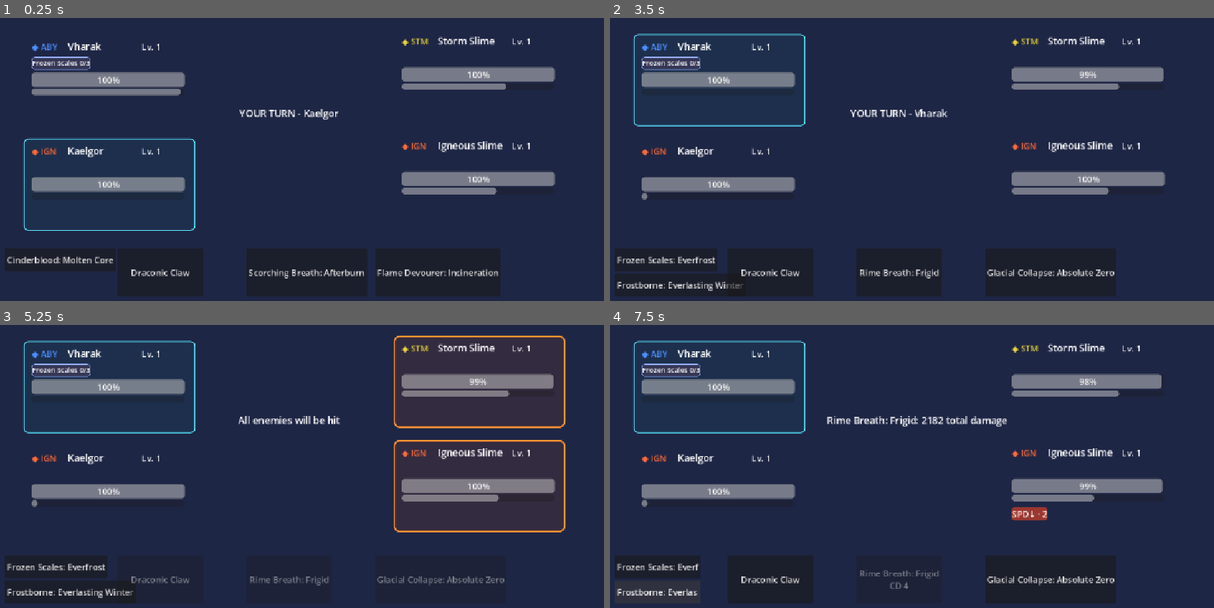
Above: before the commit, frames 1-4 (two rows, left to right).
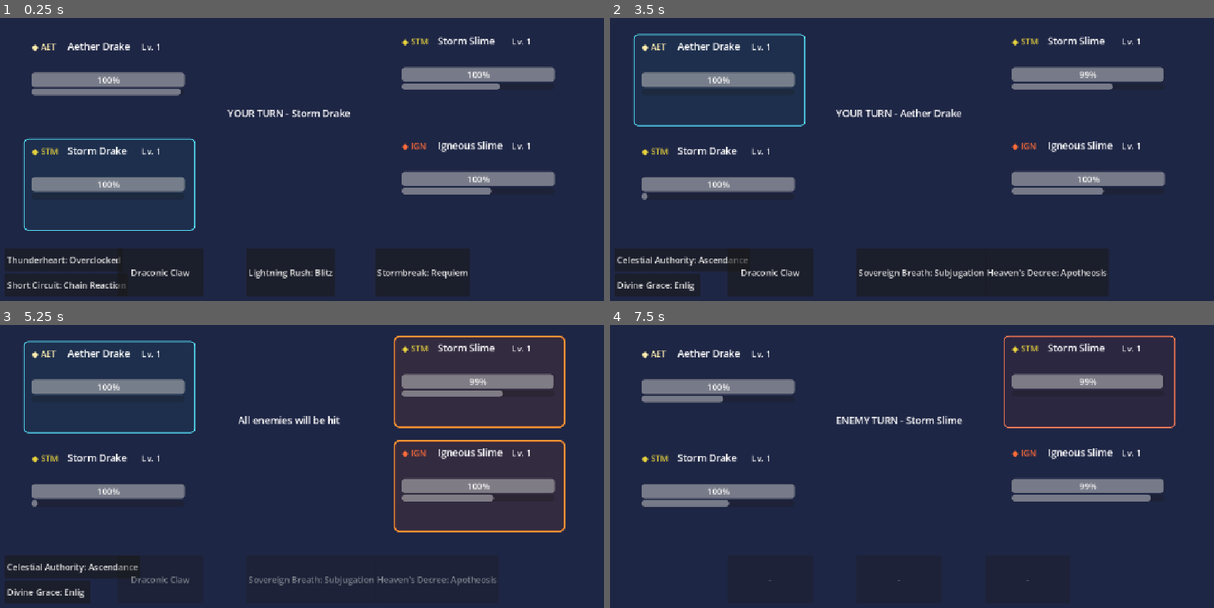
Above: after the commit, the same moments.

Repository: Akharyuu/monster-rpg
Game: Godot game, scene res://scenes/battle/battle_screen.tscn
The game is run twice, just before and just after one commit, with the same random seed, the same clock (stepped at 60 frames per second) and the same inputs.
Inputs (mouse positions are in pixels of both pictures, inside the frame that each line leads up to):
- Up to frame 1 (0.25 s): no input
- Up to frame 2 (3.5 s): click "Cinderblood: Molten Core" (after the commit: "Thunderheart: Overclocked") at 0.5 s; click "Draconic Claw" at 1.25 s; click (1087, 74) at 2.02 s; click (658, 284) at 2.75 s, where only the run after the commit has a clickable "Short Circuit: Chain Reaction"
- Up to frame 3 (5.25 s): click "Frozen Scales: Everfrost" (after the commit: "Celestial Authority: Ascendan…") at 3.5 s; click "Frostborne: Everlasting Winter" (after the commit: "Divine Grace: Enlightenment") at 4.25 s; click "Rime Breath: Frigid" (after the commit: "Sovereign Breath: Subjugation") at 5 s
- Up to frame 4 (7.5 s): click "Glacial Collapse: Absolute Ze…" (after the commit: "Heaven's Decree: Apotheosis") at 5.75 s; click "Frozen Scales: Everfrost" (after the commit: "Celestial Authority: Ascendan…") at 6.5 s; click "Frostborne: Everlasting Winter" (after the commit: "Divine Grace: Enlightenment") at 7.25 s

The runs differ from the first frame. In frame 1, 5.0% of the frame differs, in the area x 0-84%, y 8-99%; in frame 2, 4.1%; in frame 3, 2.3%; in frame 4, 7.2%, in the area x 0-94%, y 3-99%.

Commit message:
Test completed Storm and Aether Drake resonances

Diff:
--- a/godot/scenes/battle/battle_screen.gd
+++ b/godot/scenes/battle/battle_screen.gd
@@ -41,11 +41,11 @@
 func _ready() -> void:
     allies = [
         PrototypeFactoryScript.create_level_one_monster(
-            "drake_igneous",
+            "drake_storm",
             5
         ),
         PrototypeFactoryScript.create_level_one_monster(
-            "drake_abyssal",
+            "drake_aether",
             5
         )
     ]
